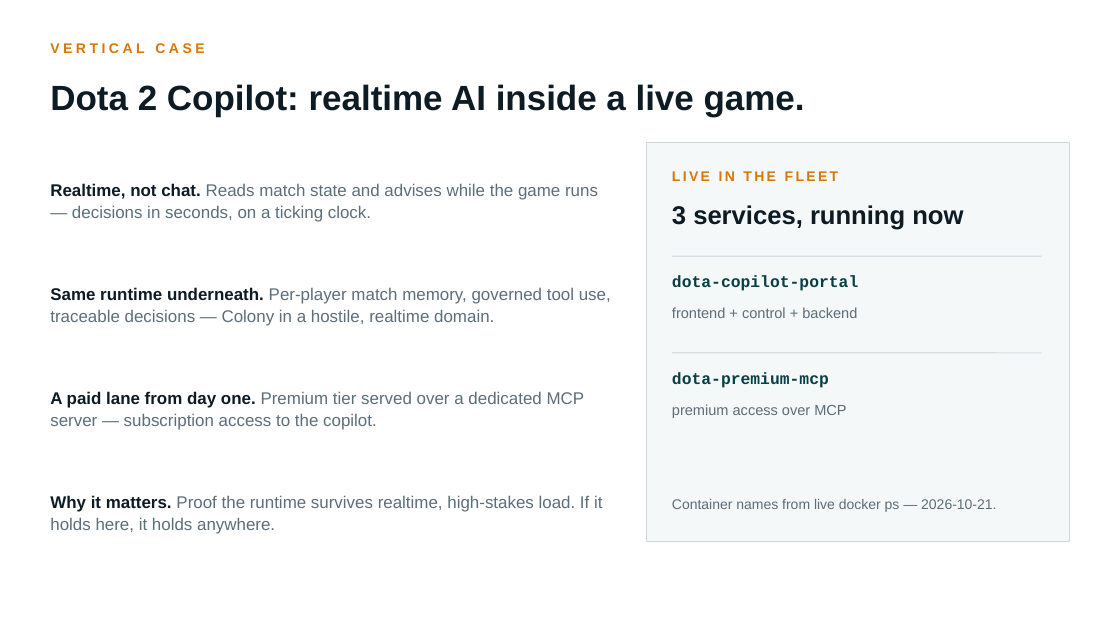
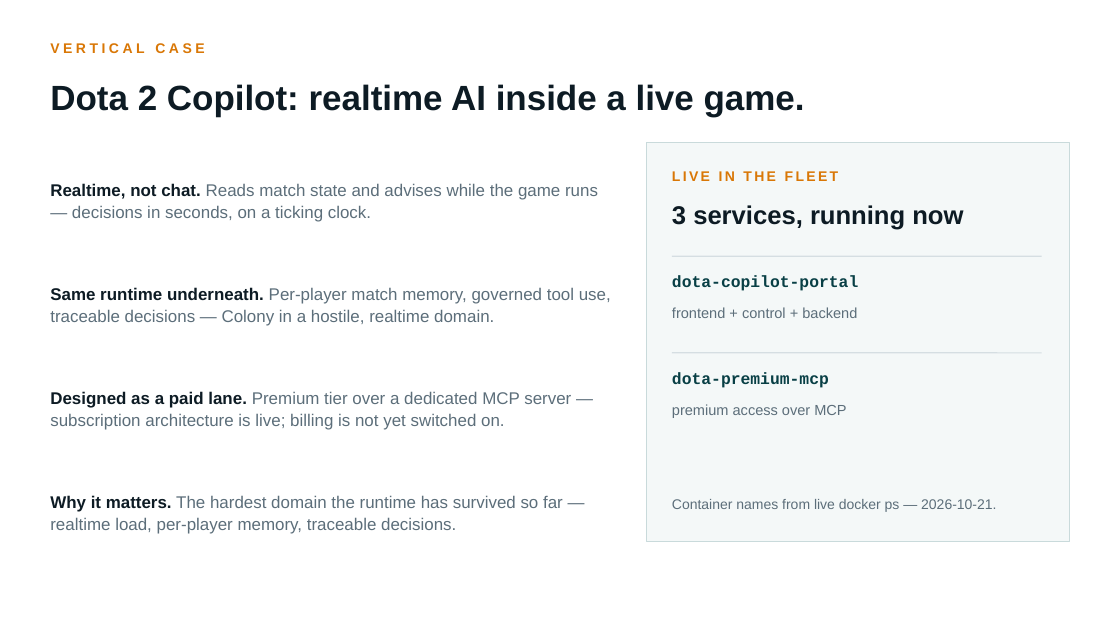
Before and after one commit to tdesc/colony-ai-deck, a slide deck: slide 5 of deck/Colony-AI-Deck.pptx. Drawn at 1120x630 pixels with LibreOffice and Linux fonts; fonts in the diff are those of the drawing. Boxes give left, top, right and bottom in pixels: in the first picture for what was removed or moved away, otherwise in the second. Text is boxed around its words. In the diff, an @@ line names an element or a change of style, - is before the commit and + after.

Commit message:
Deck rev 3: story-first cover with live receipt, artifacts slide, specific cloud ask

```diff
--- a/deck/Colony-AI-Deck.pptx
+++ b/deck/Colony-AI-Deck.pptx
@@ text at [50,391,571,430]: text changed @@
-A paid lane from day one. Premium tier served over a dedicated MCP server — subscription access to the copilot.
+Designed as a paid lane. Premium tier over a dedicated MCP server — subscription architecture is live; billing is not yet switched on.
@@ text at [50,495,563,534]: text changed @@
-Why it matters. Proof the runtime survives realtime, high-stakes load. If it holds here, it holds anywhere.
+Why it matters. The hardest domain the runtime has survived so far — realtime load, per-player memory, traceable decisions.
```
Also in this commit, not shown: 5 other slides changed, 1 slide added, 1 other file.
